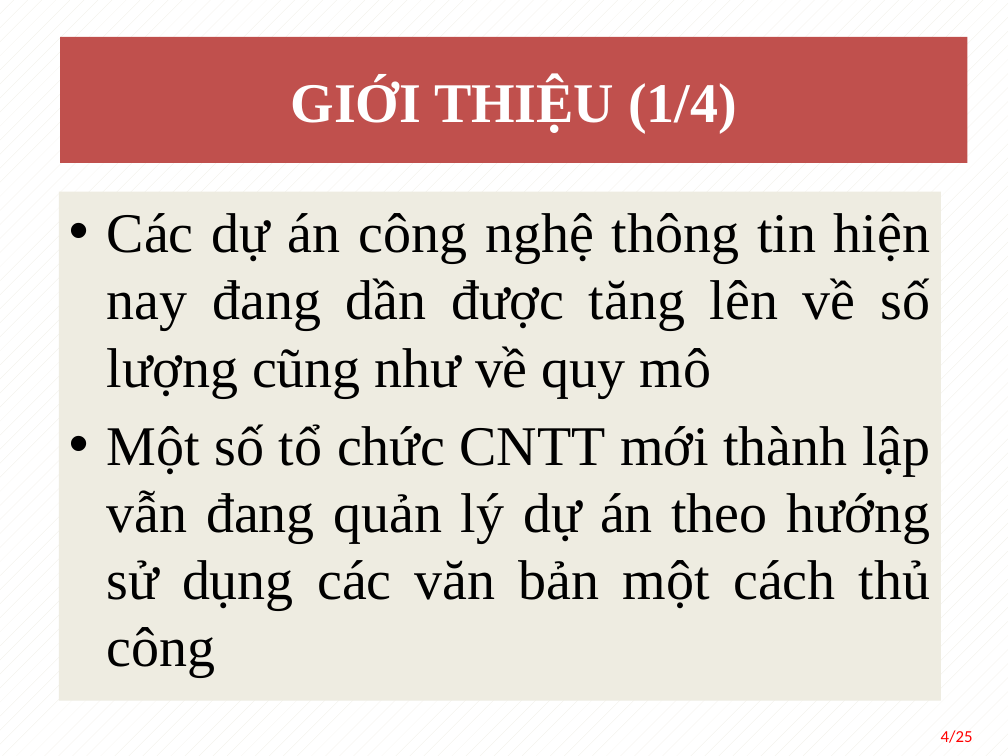
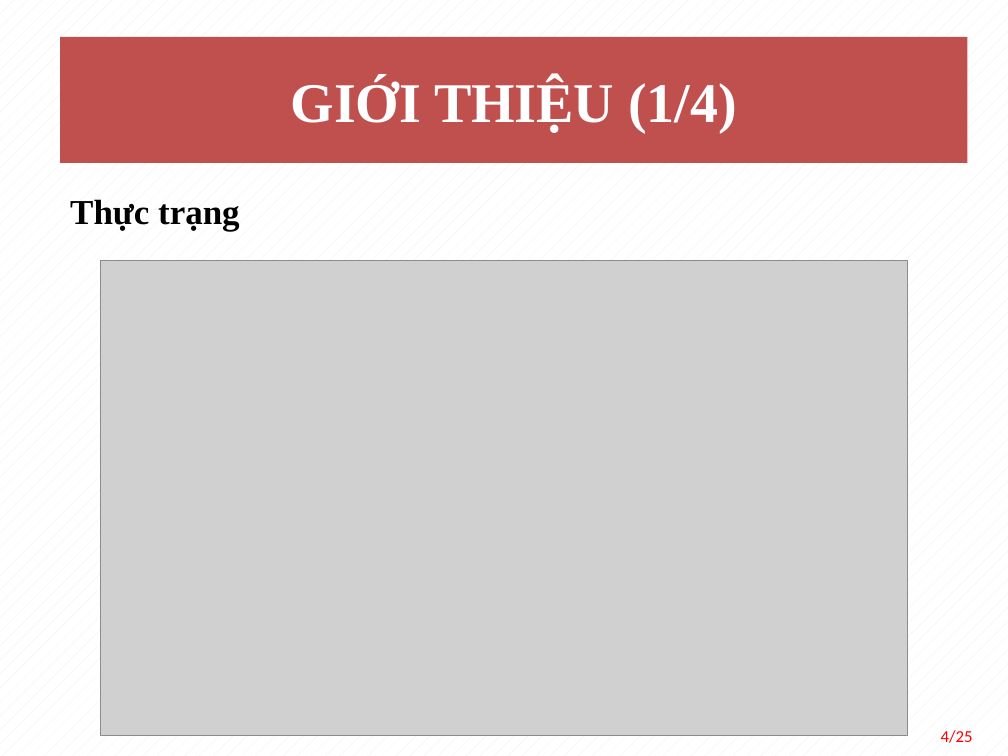
Before and after one commit to vukal2k/MyDoAn, a slide deck: slide 4 of document/TranLuongNgocTram_BaoCaoDoAn.pptx. Drawn at 1008x756 pixels with LibreOffice and Linux fonts; fonts in the diff are those of the drawing; grey boxes stand for pictures. Boxes give left, top, right and bottom in pixels: in the first picture for what was removed or moved away, otherwise in the second. Text is boxed around its words. In the diff, an @@ line names an element or a change of style, - is before the commit and + after.

```diff
--- a/document/TranLuongNgocTram_BaoCaoDoAn.pptx
+++ b/document/TranLuongNgocTram_BaoCaoDoAn.pptx
@@ text removed at [58,192,940,701] @@
-• Các dự án công nghệ thông tin hiện nay đang dần được tăng lên về số lượng cũng như về quy mô
-• Một số tổ chức CNTT mới thành lập vẫn đang quản lý dự án theo hướng sử dụng các văn bản một cách thủ công
@@ text added at [70,199,240,232], 25 pt, text #000000, bold @@
+Thực trạng
@@ picture added at [101,260,908,736] @@
```
Also in this commit, not shown: 13 other slides changed, 4 slides added, 4 slides removed, 5 other files.
